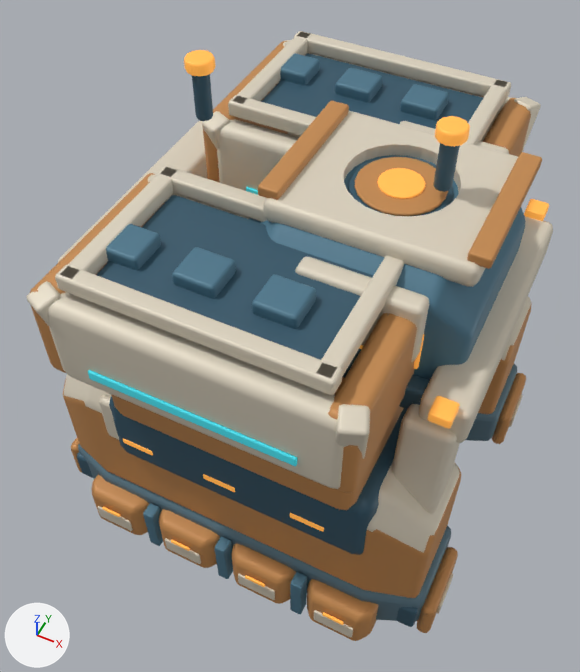
An edit to the Blender file space-battleship/art_sources/planet_facilities_v5/refinery.blend, drawn before and after from the same camera.
Before and after are seen from a 50 mm lens placed at (1.39, -3.03, 4.28), pointed at (-0.03, -0.19, 0.73). Arrows for +X, +Y and +Z are at lower left; the lights stay in place. The picture after the commit comes second.

In view in the first picture: 'Continuous refinery pressure cheek', 'Dark open hopper throat', 'Dark open hopper throat.001', 'Furnace warm crown plate', 'Hopper beveled end', 'Hopper beveled end.001', 'Hopper ivory mouth lip.002', 'Hopper navy pressure cradle', 'Hopper raised side plate', 'Ore chunk in receiving bin', 'Ore chunk in receiving bin.001', 'Ore chunk in receiving bin.002', 'Ore chunk in receiving bin.003', 'Ore chunk in receiving bin.004', 'Ore chunk in receiving bin.005', 'Raised furnace pressure chamber', 'Ring passage armored crown.001', 'Rising ochre load shoulder' and 67 more.
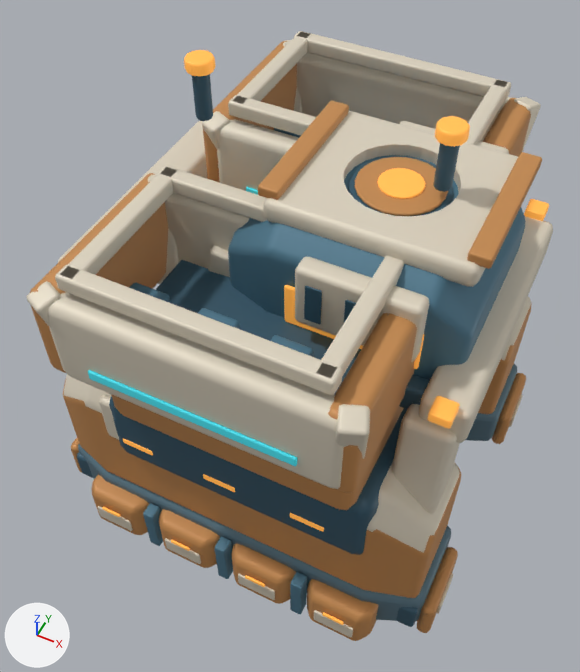
Commit message: Recess refinery hopper floors inside open bins

Pixel boxes [x1, y1, x2, y2] of what changed, in the pictures (580 x 672 px):
'Dark open hopper throat', moved: before [97, 195, 373, 360]; after [156, 260, 361, 394]
'Dark open hopper throat.001', moved (not visible afterwards): before [261, 53, 483, 129]
'Ore chunk in receiving bin.002', moved: before [252, 274, 316, 328]; after [270, 335, 314, 357]
'Ore chunk in receiving bin.001', moved: before [172, 247, 236, 298]; after [198, 308, 240, 329]
'Ore chunk in receiving bin', moved: before [106, 224, 161, 270]; after [129, 283, 170, 303]
'Ore chunk in receiving bin.005', moved (not visible afterwards): before [400, 84, 449, 120]
'Ore chunk in receiving bin.004', moved (not visible afterwards): before [335, 68, 382, 102]
'Ore chunk in receiving bin.003', moved (mostly hidden afterwards): before [279, 53, 320, 85]; after [274, 128, 301, 138]
'Hopper raised side plate.003', unchanged, uncovered by the edit: before [304, 53, 511, 142]; after [297, 53, 511, 142]
'Hopper beveled end', unchanged, uncovered by the edit: before [30, 173, 165, 373]; after [30, 173, 168, 373]
'Hopper raised side plate.001', unchanged, uncovered by the edit: before [165, 193, 249, 219]; after [165, 193, 249, 268]

What changed in the scene script:
```text
Change ob_dark_open_hopper_throat:
    ob_dark_open_hopper_throat.location: (0.02, 0.0, 1.74) -> (0.02, 0.0, 1.3)
Change ob_ore_chunk_in_receiving_bin:
    ob_ore_chunk_in_receiving_bin.location: (-0.52, -0.1, 1.78) -> (-0.52, -0.1, 1.38)
Change ob_ore_chunk_in_receiving_bin_001:
    ob_ore_chunk_in_receiving_bin_001.location: (-0.12, -0.1, 1.78) -> (-0.12, -0.1, 1.38)
Change ob_ore_chunk_in_receiving_bin_002:
    ob_ore_chunk_in_receiving_bin_002.location: (0.28, -0.1, 1.78) -> (0.28, -0.1, 1.38)
Change ob_dark_open_hopper_throat_001:
    ob_dark_open_hopper_throat_001.location: (0.02, 0.0, 1.74) -> (0.02, 0.0, 1.3)
Change ob_ore_chunk_in_receiving_bin_003:
    ob_ore_chunk_in_receiving_bin_003.location: (-0.52, 0.1, 1.78) -> (-0.52, 0.1, 1.38)
Change ob_ore_chunk_in_receiving_bin_004:
    ob_ore_chunk_in_receiving_bin_004.location: (-0.12, 0.1, 1.78) -> (-0.12, 0.1, 1.38)
Change ob_ore_chunk_in_receiving_bin_005:
    ob_ore_chunk_in_receiving_bin_005.location: (0.28, 0.1, 1.78) -> (0.28, 0.1, 1.38)
```
